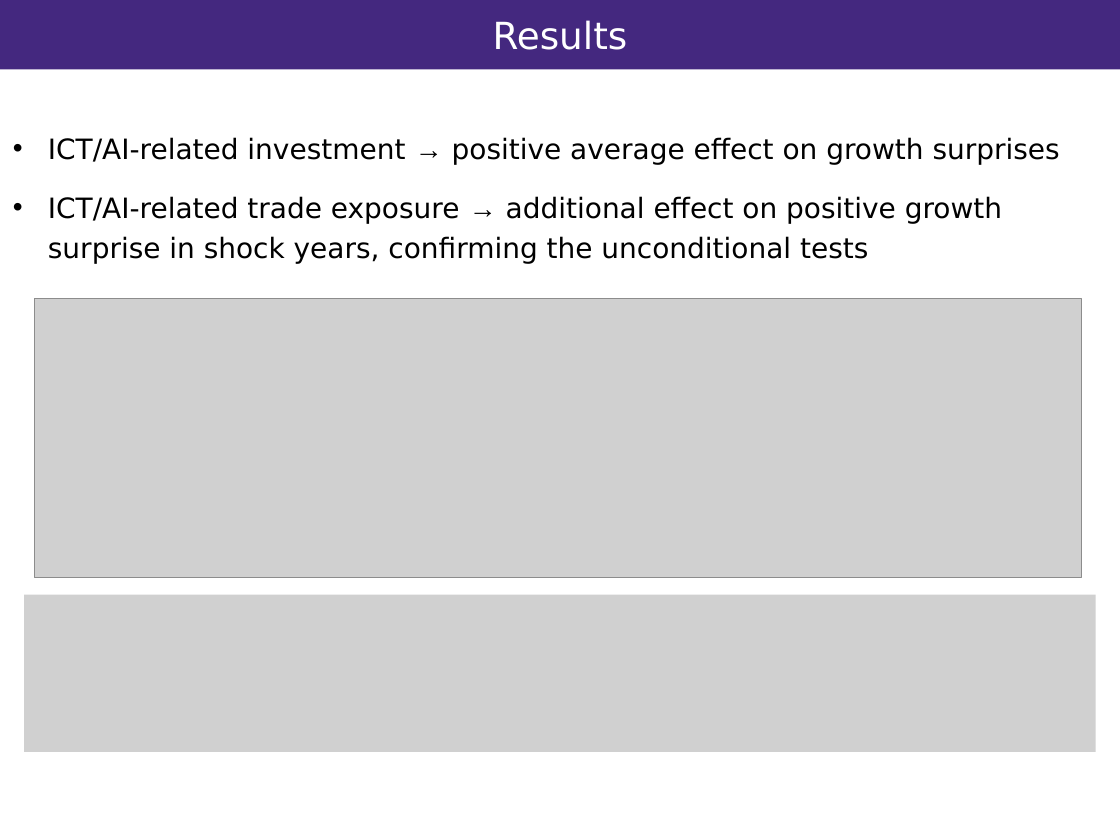
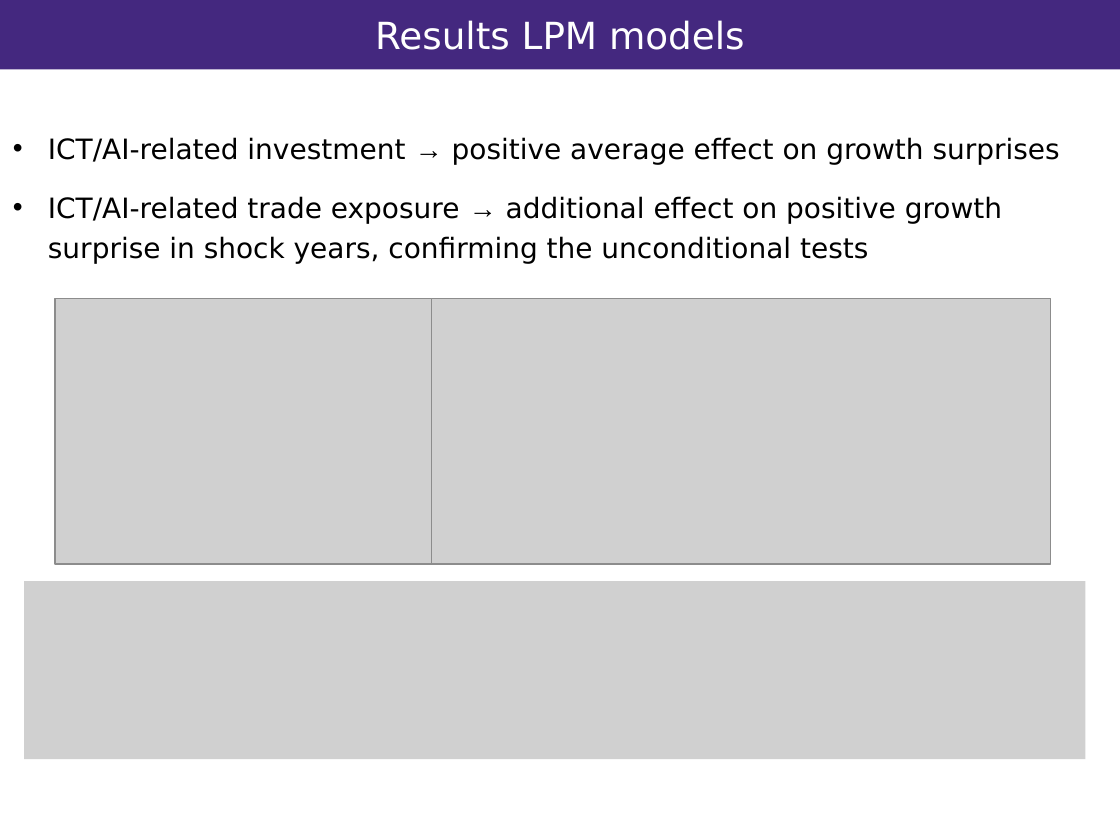
Before and after one commit to vandenEnd/scripts, a slide deck: slide 9 of Resilience.pptx. Drawn at 1120x840 pixels with LibreOffice and Linux fonts; fonts in the diff are those of the drawing; grey boxes stand for pictures; background and template pictures are left out. Boxes give left, top, right and bottom in pixels: in the first picture for what was removed or moved away, otherwise in the second. Text is boxed around its words. In the diff, an @@ line names an element or a change of style, - is before the commit and + after.

```diff
--- a/Resilience.pptx
+++ b/Resilience.pptx
@@ title at [375,20,745,50]: text changed @@
-Results
+Results LPM models
@@ picture added at [55,298,432,563] @@
@@ picture: place and size @@
-picture at [35,299,1082,578]
+picture at [421,298,1051,563]
@@ picture: place and size @@
-picture at [25,595,1096,752]
+picture at [25,581,1086,759]
```
Also in this commit, not shown: 3 other slides changed, 2 slides added.
